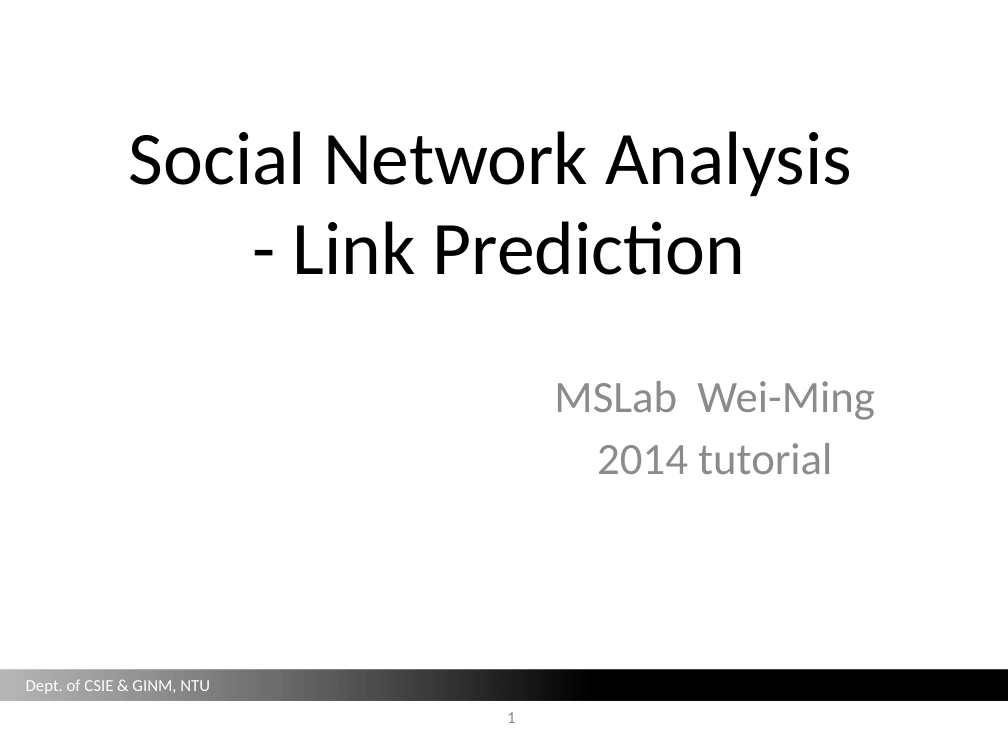
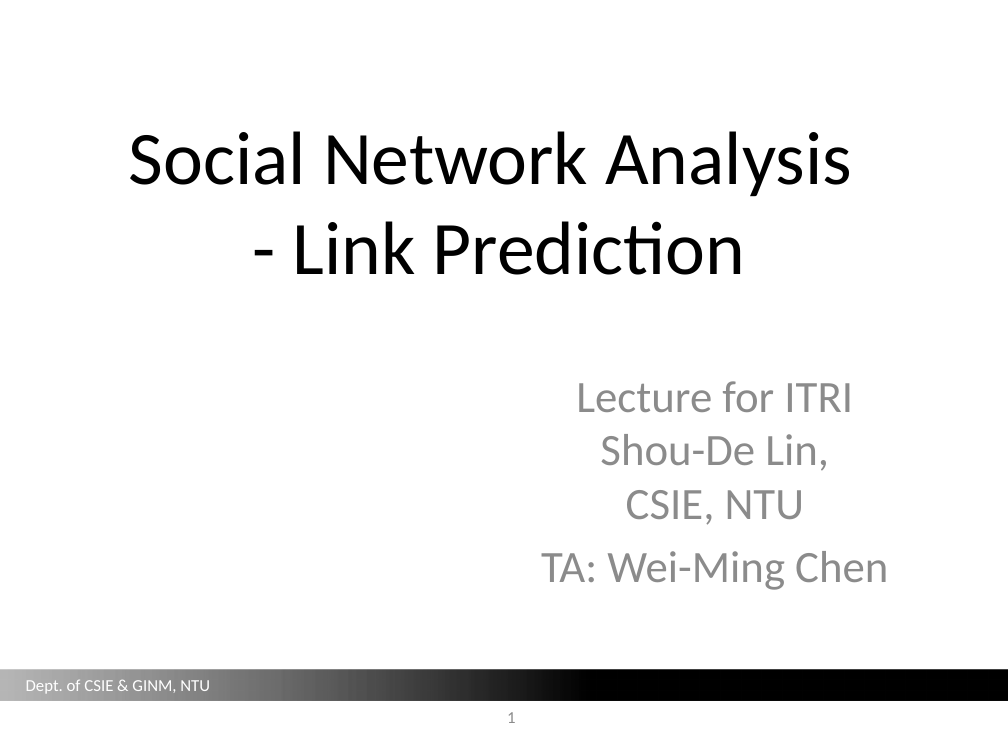
Before and after one commit to barry800414/SNA_lecture, a slide deck: slide 1 of slides/SNA_LinkPrediction_Lecture.pptx. Drawn at 1008x756 pixels with LibreOffice and Linux fonts; fonts in the diff are those of the drawing; background and template pictures are left out. Boxes give left, top, right and bottom in pixels: in the first picture for what was removed or moved away, otherwise in the second. Text is boxed around its words. In the diff, an @@ line names an element or a change of style, - is before the commit and + after.

```diff
--- a/slides/SNA_LinkPrediction_Lecture.pptx
+++ b/slides/SNA_LinkPrediction_Lecture.pptx
@@ subtitle at (541,381,888,590): text changed @@
-MSLab Wei-Ming
-2014 tutorial
+Lecture for ITRI
+Shou-De Lin,
+CSIE, NTU
+TA: Wei-Ming Chen
```
Also in this commit, not shown: 20 other slides changed, 2 other files.
